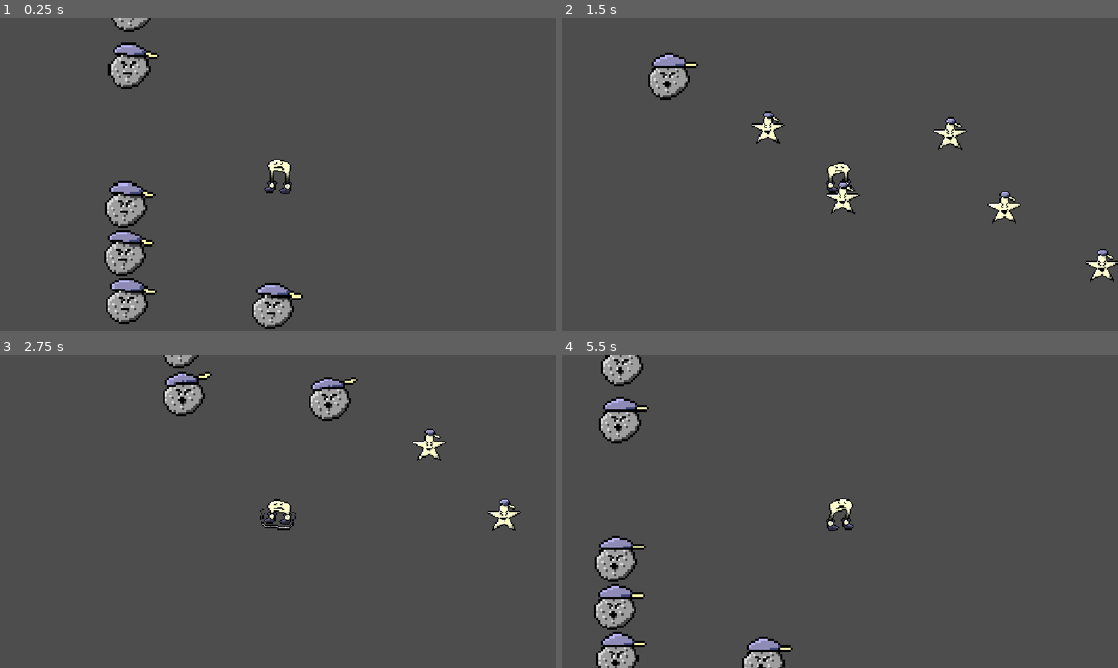
Above: before the commit, frames 1-4 (two rows, left to right).
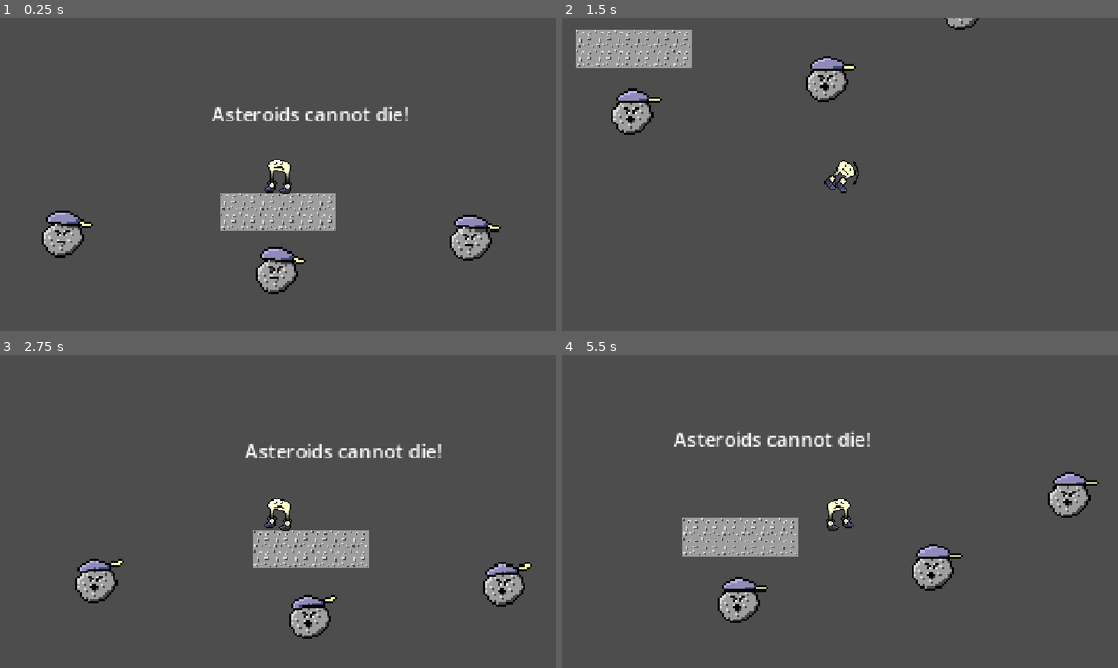
Above: after the commit, the same moments.

Repository: menlojacob/MoonShoesGame
Game: Godot game, scene res://Scenes/level_four.tscn
The game is run twice, just before and just after one commit, with the same random seed, the same clock (stepped at 60 frames per second) and the same inputs. This scene is started directly instead of the project's main scene.
Inputs:
- Up to frame 1 (0.25 s): no input
- Up to frame 2 (1.5 s): hold Right (move_right) from 0.53 s (still down); tap Shift (Dash) at 0.6, 1.35 s; tap Space (jump) at 0.77 s
- Up to frame 3 (2.75 s): tap Space (jump) at 1.52 s; release Right (move_right) at 2.03 s; hold Left (move_left) from 2.03 s (still down); tap S (ground_pound) at 2.1 s; tap Shift (Dash) at 2.3 s
- Up to frame 4 (5.5 s): release Left (move_left) at 2.78 s; hold Right (move_right) 2.78-4.28 s; tap Shift (Dash) at 2.85, 3.6, 4.55, 5.1 s; tap Space (jump) at 3.02, 3.77, 4.52 s; hold Left (move_left) 4.28-5.03 s; tap S (ground_pound) at 4.35 s; hold Right (move_right) from 5.03 s (still down)

The runs differ from the first frame. In frame 1, 9.5% of the frame differs, in the area x 7-91%, y 0-100%; in frame 2, 6.4%; in frame 3, 7.8%; in frame 4, 10%, in the area x 5-97%, y 0-100%.

Commit message:
put player back to start

Diff:
--- a/Scenes/level_four.tscn
+++ b/Scenes/level_four.tscn
@@ -167,12 +167,9 @@
 position = Vector2(-5145, -2253)
 rotation = -3.1415927
 
-[node name="Character" parent="." index="4" unique_id=1580066455]
-position = Vector2(-3489, -2251)
-
-[node name="DashAbility" parent="Character" index="6" unique_id=1300372267 instance=ExtResource("2_vt7lo")]
-
-[node name="GroundPoundAbility" parent="Character" index="7" unique_id=37651454 instance=ExtResource("3_e27sj")]
+[node name="DashAbility" parent="Character" parent_id_path=PackedInt32Array(1580066455) index="6" unique_id=1300372267 instance=ExtResource("2_vt7lo")]
+
+[node name="GroundPoundAbility" parent="Character" parent_id_path=PackedInt32Array(1580066455) index="7" unique_id=37651454 instance=ExtResource("3_e27sj")]
 
 [node name="AsteroidEnemy" parent="Enemies" parent_id_path=PackedInt32Array(270758329) index="0" unique_id=1547104922 instance=ExtResource("2_jcit2")]
 position = Vector2(-1, 84)
